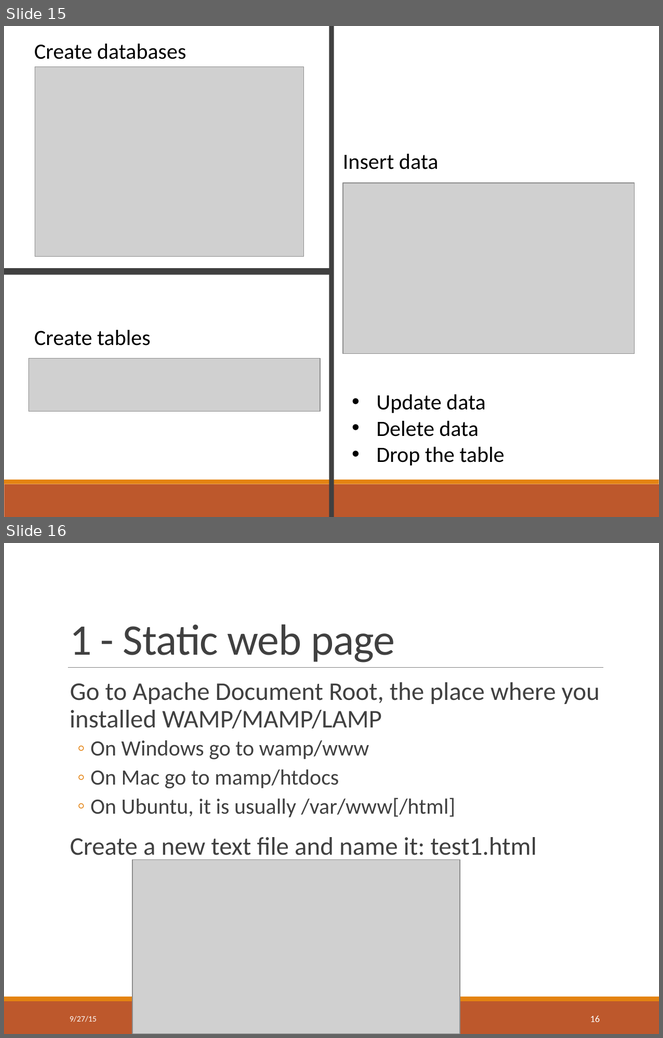
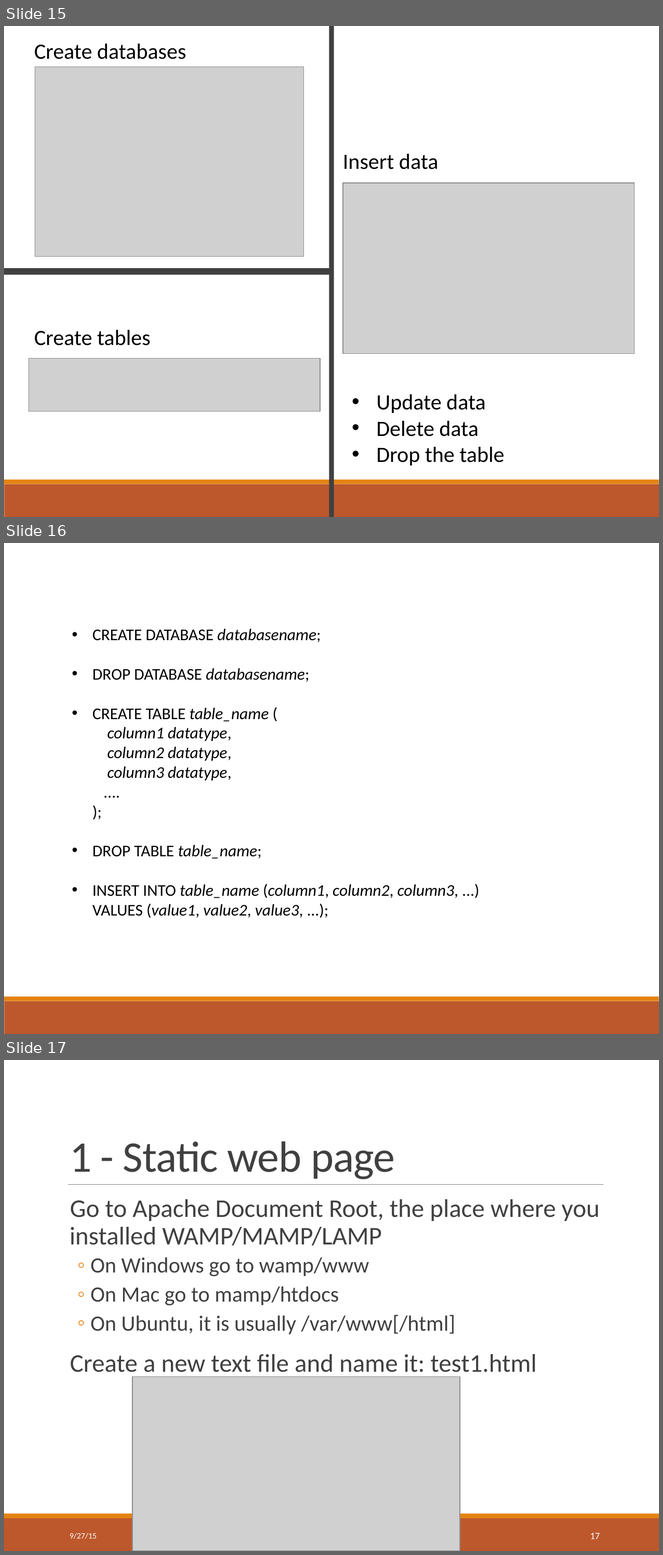
Before and after one commit to nikunjgoel95/INFSCI2710-lab, a slide deck: Lab slides.pptx. Shown one above the other, each under a label of ours: slides 15 and 16 before the commit, slides 15, 16 and 17 after it. The pictures are 663x1038 and 663x1555 pixels, drawn with LibreOffice and Linux fonts; fonts in the diff are those of the drawing; grey boxes stand for pictures. Boxes give left, top, right and bottom in pixels: in the first picture for what was removed or moved away, otherwise in the second. Text is boxed around its words. In the diff, an @@ line names an element or a change of style, - is before the commit and + after.

```diff
--- a/Lab slides.pptx
+++ b/Lab slides.pptx
@@ slide 16 added at <box>4,543,659,1034</box>, background #FFFFFF; not listed: 2 template elements that a slide beside it also shows @@
@@ text added at <box>92,629,458,918</box>, 18 pt, text #000000, italic @@
+• CREATE DATABASE databasename;
+• DROP DATABASE databasename;
+• CREATE TABLE table_name (
+  column1 datatype,
+  column2 datatype,
+  column3 datatype,
+  ....
+  );
+• DROP TABLE table_name;
+• INSERT INTO table_name (column1, column2, column3, ...)
+  VALUES (value1, value2, value3, ...);
@@ what was slide 16 is now slide 17 @@
@@ page number at <box>591,1533,600,1539</box>: text changed @@
-16
+17
```
Also in this commit, not shown: 5 slides changed, 1 other slide added.
